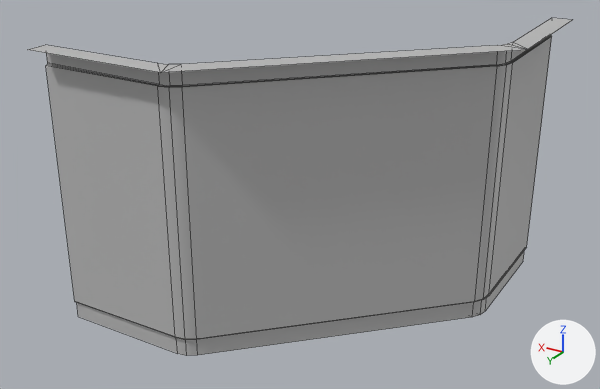
What one commit did to the FBX model Assets/Models/Residential Building Models/resWallCornerInsLrg.fbx.
The view is the same before and after, from a camera (50 mm lens) standing at (-4.12, 7.26, 4.82) and looking at (0.13, 0.19, 1.28). Arrows for +X, +Y and +Z are at lower right; the lights stay in place. Mesh edges are drawn as thin lines. Where no turn or scale is listed for an object, it has been applied to the vertices.

Names of what the first picture shows: 'resWallCornerInsLrg'.
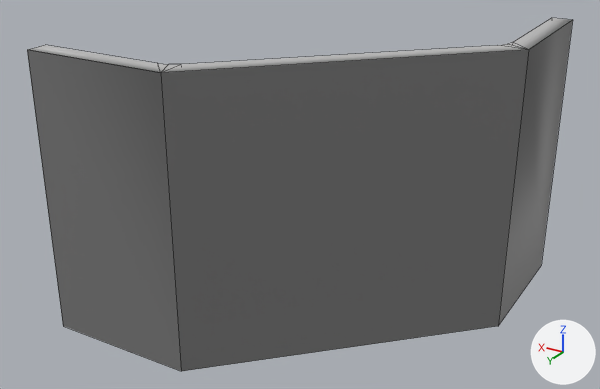
Boxes [x1, y1, x2, y2] around the edits, measured in the pictures (600 x 389 px):
'resWallCornerInsLrg', reshaped: before [28, 18, 572, 356]; after [27, 18, 573, 371]
part 1 of me_mesh, added: after [27, 20, 573, 371]

The change, as a diff of the scene's bpy script:
```diff
--- a/Assets/Models/Residential Building Models/resWallCornerInsLrg.fbx.py
+++ b/Assets/Models/Residential Building Models/resWallCornerInsLrg.fbx.py
@@ mat_black @@
+mat_black = principled_material('Black')
+mat_black.base_color = (0.184, 0.184, 0.184)  # grey #777777
@@ me_mesh @@
 me_mesh.from_pydata(...)  # 101 vertices, 91 faces; spans x -2.0..2.0, y -2.0..2.0, z 0.0..3.0
 # used by ob_reswallcornerinslrg; location = (0.0, 0.0, 0.0)
 # verts and faces of me_mesh; kept vertices keep their numbers, new ones are numbered from 101
 # before: 3 (-2.0, -2.0, 3.0) at pixel (572, 19), 4 (-2.0, -0.4, 3.0) at pixel (528, 49), 5 (0.4, 2.0, 3.0) at pixel (160, 72), 6 (2.0, 2.0, 3.0) at pixel (27, 49)
+# me_mesh part 1
+for new, old in zip([*range(101, 105)], [*range(3, 7)]): verts[new] = verts[old] + (0.0, 0.0, 0.0)
+for new, old in zip([*range(105, 109)], [*range(3, 7)]): verts[new] = verts[old] + (0.0, 0.0, -3.0)
+faces += [(3, 4, 102, 101), (5, 6, 104, 103), (4, 5, 103, 102)]  # mat_lambert1 (grey #bcbcbc)
+faces += [(3, 4, 106, 105), (5, 6, 108, 107), (4, 5, 107, 106)]  # mat_black (grey #777777)
 me_mesh.materials.append(mat_lambert1)
+me_mesh.materials.append(mat_black)  # grey #777777
```
